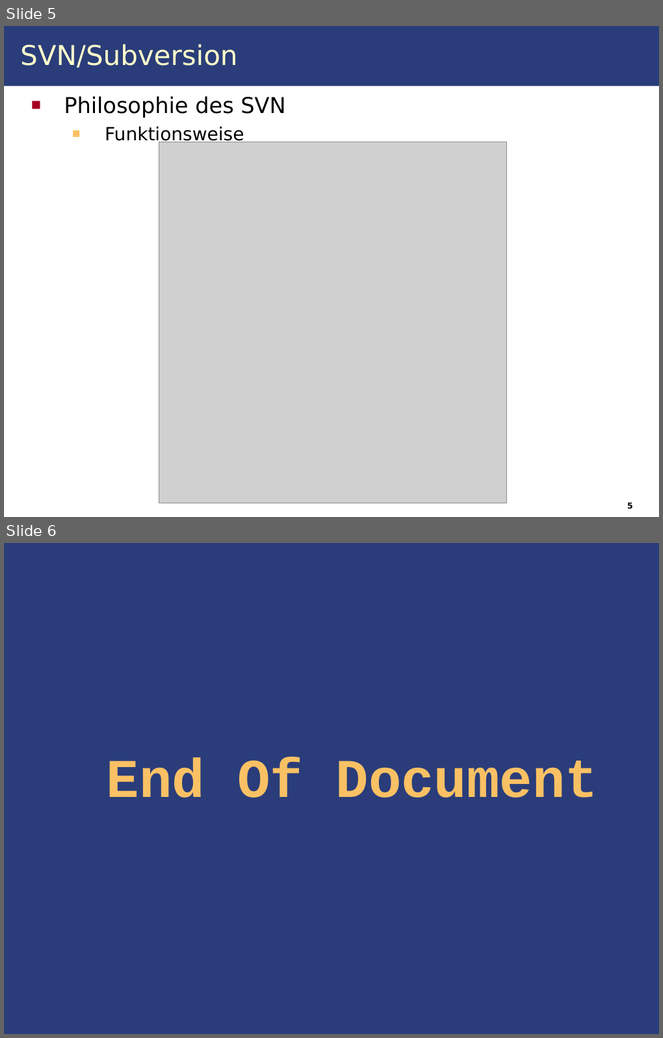
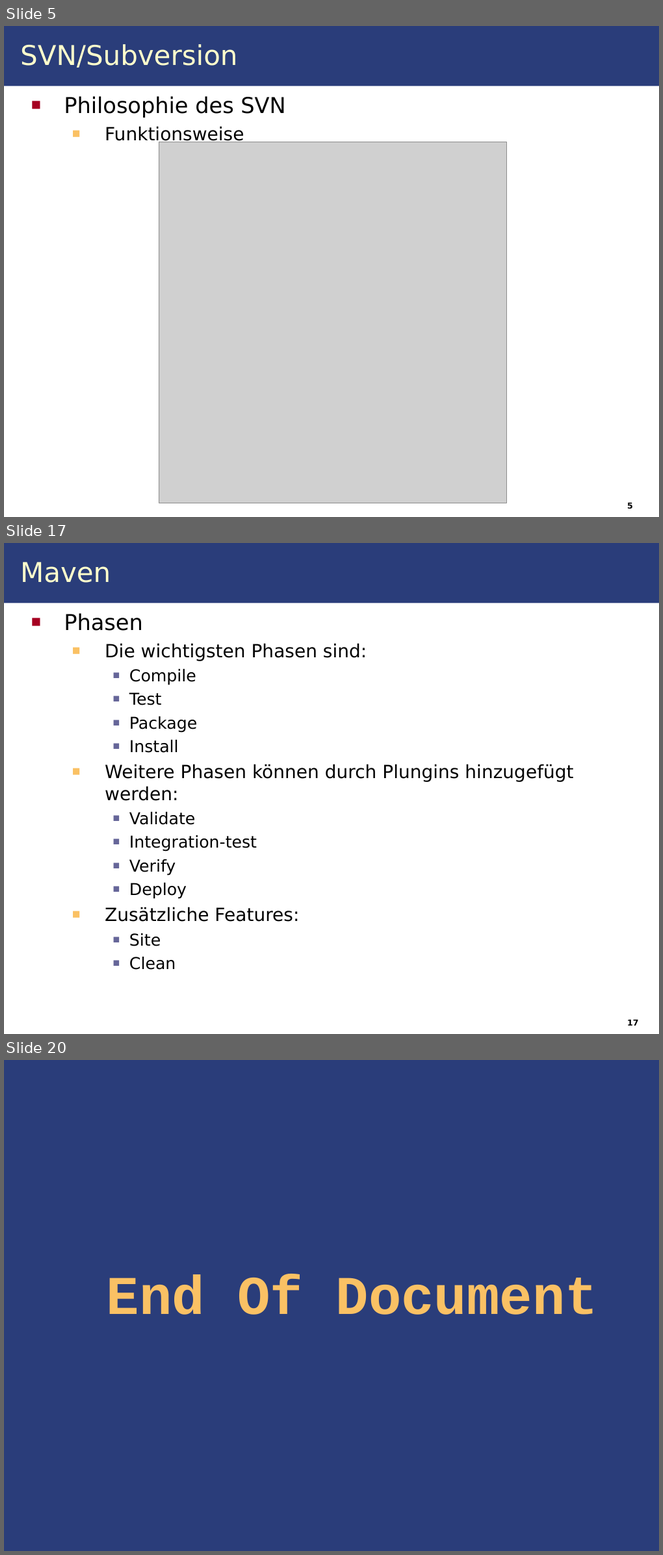
Before and after one commit to IAAS/decidr, a slide deck: seminars/at/Seminar.odp. Shown one above the other, each under a label of ours: slides 5 and 6 before the commit, slides 5, 17 and 20 after it; the slides between them are not shown. The pictures are 663x1038 and 663x1555 pixels, drawn with LibreOffice and Linux fonts; fonts in the diff are those of the drawing; grey boxes stand for pictures. Boxes give left, top, right and bottom in pixels: in the first picture for what was removed or moved away, otherwise in the second. Text is boxed around its words. In the diff, an @@ line names an element or a change of style, - is before the commit and + after.

```diff
--- a/seminars/at/Seminar.odp
+++ b/seminars/at/Seminar.odp
@@ slide 17 added at bbox=[4, 543, 659, 1034], background #FFFFFF; not listed: 1 template element that a slide beside it also shows @@
@@ title added at bbox=[20, 562, 111, 583], 30 pt, text #FFFFCC @@
+Maven
@@ text added at bbox=[64, 613, 573, 970], 20 pt, text #000000 @@
+■ Phasen
+  ■ Die wichtigsten Phasen sind:
+    ■ Compile
+    ■ Test
+    ■ Package
+    ■ Install
+  ■ Weitere Phasen können durch Plungins hinzugefügt werden:
+    ■ Validate
+    ■ Integration-test
+    ■ Verify
+    ■ Deploy
+  ■ Zusätzliche Features:
+    ■ Site
+    ■ Clean
@@ page number added at bbox=[627, 1019, 639, 1026], 9 pt, text #000000, bold @@
+17
@@ what was slide 6 is now slide 20 @@
```
Also in this commit, not shown: 1 slide changed, 13 other slides added, 9 other files.
